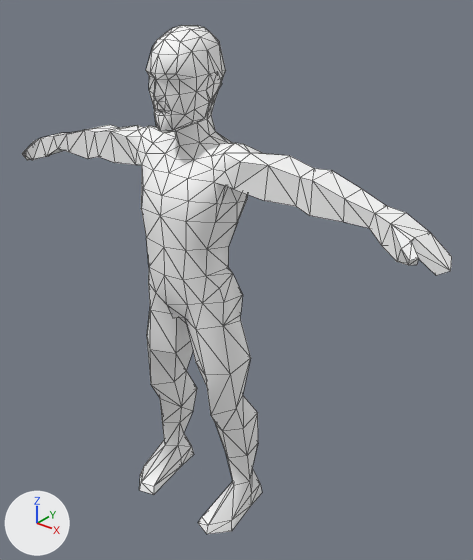
Before and after pictures for a commit that changed the FBX model media/Anims_X/SitChair.fbx.
Before and after are seen from a 50 mm camera at (0.774, -0.803, 1.077) aimed at (0.057, 0.093, 0.521). Every picture has the same lights, and +X, +Y and +Z are marked at lower left. Mesh edges are drawn as thin lines. Where no turn or scale is listed for an object, it has been applied to the vertices.

The first picture shows 'Body.001'.
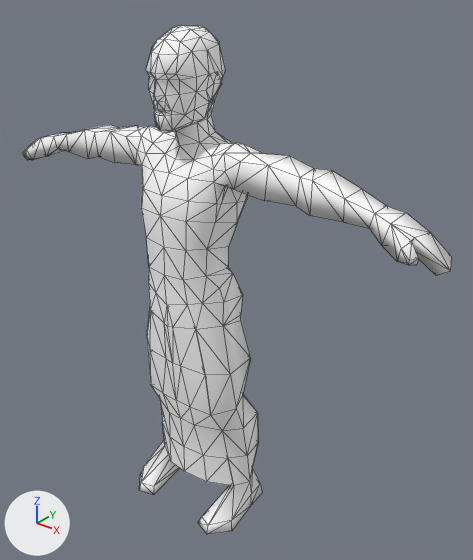
The newer file is also rescaled (x100.0), turned or shifted as a whole; pictures and numbers use the older file's frame.

Location of each change, [x1, y1, x2, y2] in pixels of the pictures (473 x 560 px):
part 1 of me_body_nodress, added: after [150, 293, 254, 486]

The edits, one by one:
me_body_nodress is used by ob_body_001; location (0.0, 0.0, 0.005).
me_body_nodress had 416 vertices, 826 faces and spanned x -0.493..0.493, y -0.06..0.107, z -0.001..0.98.
me_body_nodress now has 470 vertices, 914 faces and spans x -0.493..0.493, y -0.06..0.122, z -0.001..0.98.
Part 1, on me_body_nodress:
54 vertices are added at x -0.12..0.124, y -0.043..0.122, z 0.073..0.463.
88 new faces join them.
